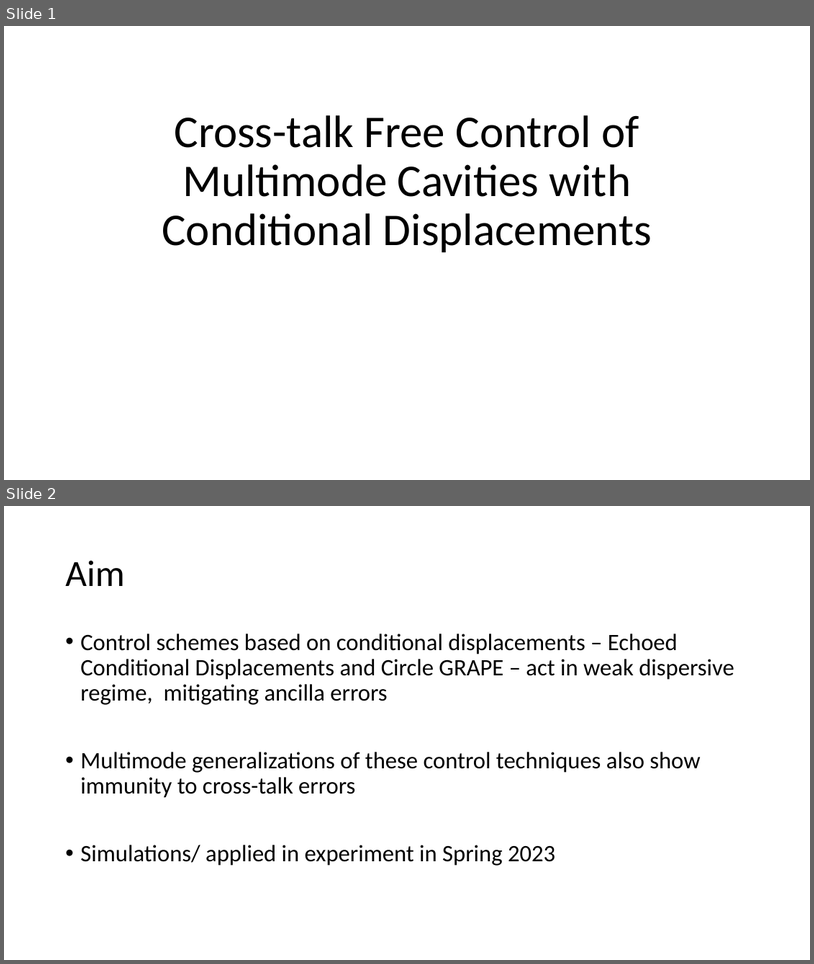
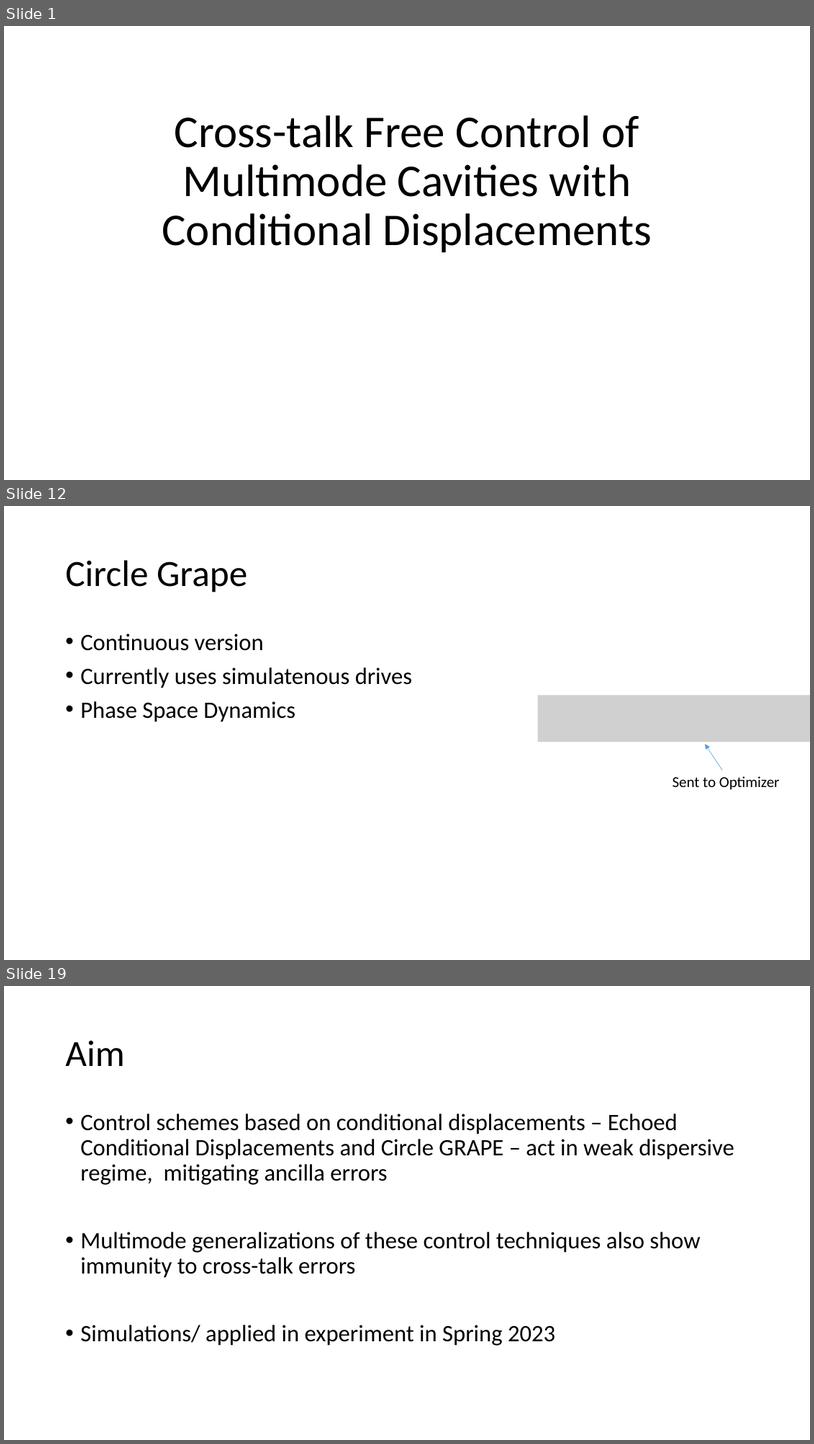
Before and after one commit to EeshGupta/Multimode-Conditional-Displacements, a slide deck: presentations/mcs_sqms.pptx. Shown one above the other, each under a label of ours: slides 1 and 2 before the commit, slides 1, 12 and 19 after it; the slides between them are not shown. The pictures are 814x964 and 814x1444 pixels, drawn with LibreOffice and Linux fonts; fonts in the diff are those of the drawing; grey boxes stand for pictures. Boxes give left, top, right and bottom in pixels: in the first picture for what was removed or moved away, otherwise in the second. Text is boxed around its words. In the diff, an @@ line names an element or a change of style, - is before the commit and + after.

```diff
--- a/presentations/mcs_sqms.pptx
+++ b/presentations/mcs_sqms.pptx
@@ slide 12 added at [4,506,810,960], background #FFFFFF @@
@@ title added at [65,560,247,592], 44 pt, text #000000 @@
+Circle Grape
@@ text added at [80,633,412,722], 28 pt, text #000000 @@
+• Continuous version
+• Currently uses simulatenous drives
+• Phase Space Dynamics
@@ picture added at [538,695,810,741] @@
@@ arrow added from (723, 770) to (706, 744), #5B9BD5 0.5 pt @@
@@ text added at [673,776,780,790], 18 pt, text #000000 @@
+Sent to Optimizer
@@ what was slide 2 is now slide 19 @@
```
Also in this commit, not shown: 1 slide changed, 23 other slides added, 1 slide removed.
